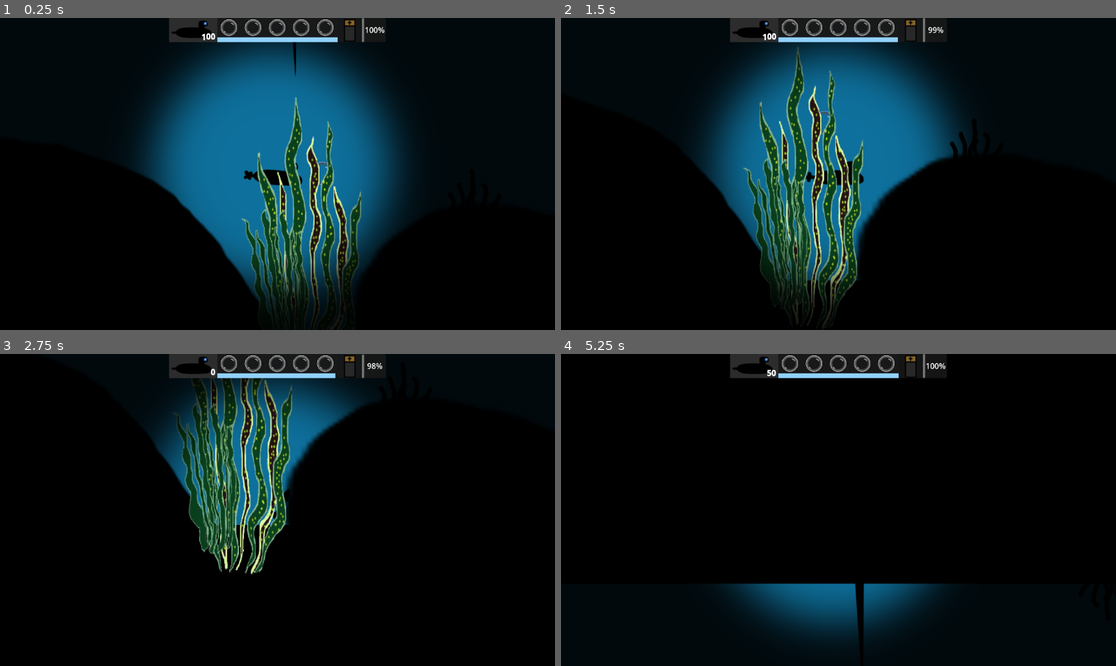
Above: before the commit, frames 1-4 (two rows, left to right).
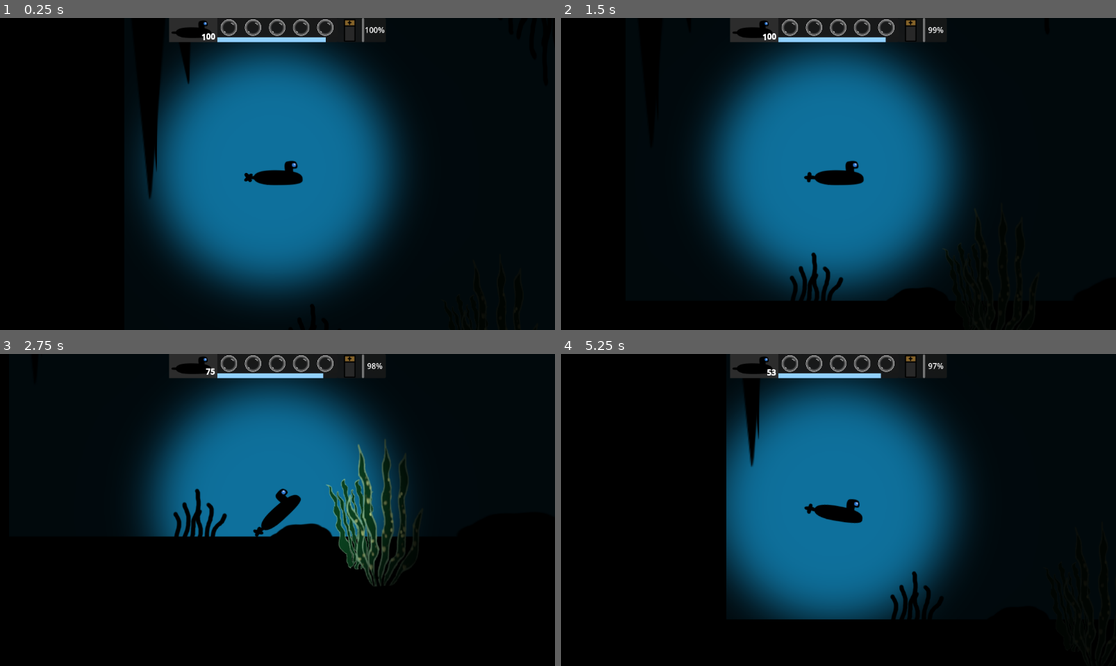
Above: after the commit, the same moments.

Repository: EddieRowe/godot-wild-jam-82
Game: Godot game, scene res://levels/level_1.tscn
Two runs of this game, one before a commit and one after it. Both use one fixed random seed, a clock stepped at 60 frames per second and the inputs below.
Inputs:
- Up to frame 1 (0.25 s): no input
- Up to frame 2 (1.5 s): tap Enter (ui_accept) at 0.5, 0.77 s; hold Right (ui_right) 0.53-1.28 s; hold Down (ui_down) from 1.28 s (still down)
- Up to frame 3 (2.75 s): tap Enter (ui_accept) at 1.52 s; release Down (ui_down) at 2.03 s; hold Right (ui_right) from 2.03 s (still down)
- Up to frame 4 (5.25 s): release Right (ui_right) at 2.78 s; hold Up (ui_up) 2.78-3.53 s; tap Enter (ui_accept) at 3.02, 3.77, 4.52 s; hold Left (ui_left) 3.53-5.03 s; hold Down (ui_down) from 5.03 s (still down)

The runs differ from the first frame. In frame 1, 11% of the frame differs, in the area x 22-73%, y 6-97%; in frame 2, 18%; in frame 3, 19%; in frame 4, 30%, in the area x 27-76%, y 0-95%.

Commit message:
Fix finish line level 1; Brought player back to beginning

Diff:
--- a/levels/level_1.tscn
+++ b/levels/level_1.tscn
@@ -46,7 +46,7 @@
 color = Color(0.0554515, 0.441783, 0.614248, 1)
 
 [node name="Player" parent="." instance=ExtResource("1_vn7o3")]
-position = Vector2(19649, 399)
+position = Vector2(268, 353)
 
 [node name="CanvasLayer" type="CanvasLayer" parent="."]
 
@@ -285,10 +285,8 @@
 position = Vector2(23328, 697)
 freeze = true
 
-[node name="FinishLine" parent="." groups=["LevelComplete"] instance=ExtResource("15_vjtdm")]
+[node name="FinishLine" parent="." instance=ExtResource("15_vjtdm")]
 position = Vector2(25066, 0)
-gravity_scale = 0.0
-freeze = true
 
 [node name="OxygenNode2D" type="Node2D" parent="."]
 
--- a/prefabs/finish_line.gd
+++ b/prefabs/finish_line.gd
@@ -2,8 +2,13 @@
 
 var can_move : bool = true
 
+func _ready() -> void:
+	var particles : GPUParticles2D = get_node("GPUParticles2D")
+	particles.restart()
+
 
 func _on_body_entered(body: Node2D) -> void:
 	if body.is_in_group("Player"):
-		get_tree().change_scene_to_file("res://levels/level_2.tscn")
+		pass
+		#get_tree().change_scene_to_file("res://levels/level_2.tscn")
 		#can_move = false
--- a/prefabs/finish_line.tscn
+++ b/prefabs/finish_line.tscn
@@ -1,25 +1,46 @@
-[gd_scene load_steps=3 format=3 uid="uid://digqha4603pow"]
+[gd_scene load_steps=5 format=3 uid="uid://digqha4603pow"]
 
 [ext_resource type="Script" uid="uid://dvlp866b6vamd" path="res://prefabs/finish_line.gd" id="1_eldoa"]
+[ext_resource type="Texture2D" uid="uid://b2r7rc1leger7" path="res://art/bubble_placeholder.png" id="2_dadni"]
 
 [sub_resource type="RectangleShape2D" id="RectangleShape2D_dci07"]
-size = Vector2(1998.5, 11444.5)
+size = Vector2(1998.5, 2036.75)
+
+[sub_resource type="ParticleProcessMaterial" id="ParticleProcessMaterial_eldoa"]
+particle_flag_disable_z = true
+emission_shape = 3
+emission_box_extents = Vector3(1000, 1000, 1)
+gravity = Vector3(0, -120, 0)
+scale_min = 0.1
+scale_max = 0.75
+turbulence_enabled = true
 
 [node name="FinishLine" type="Area2D" groups=["LevelComplete"]]
 script = ExtResource("1_eldoa")
 
 [node name="CollisionShape2D" type="CollisionShape2D" parent="."]
-position = Vector2(1052.75, 5720.75)
+position = Vector2(1016, 998.625)
 shape = SubResource("RectangleShape2D_dci07")
 debug_color = Color(0.247972, 0.517998, 0.963311, 0.42)
 
 [node name="Sprite2D" type="Sprite2D" parent="."]
 
 [node name="ColorRect" type="ColorRect" parent="Sprite2D"]
-offset_left = -5.0
-offset_top = -7.0
-offset_right = 1996.0
-offset_bottom = 11396.0
+offset_left = -4.0
+offset_top = 11.0
+offset_right = 1997.0
+offset_bottom = 2026.0
 color = Color(0.231373, 0.717647, 1, 0.741176)
 
+[node name="GPUParticles2D" type="GPUParticles2D" parent="."]
+z_index = 100
+z_as_relative = false
+position = Vector2(1060, 1378)
+amount = 50
+texture = ExtResource("2_dadni")
+lifetime = 49.21
+preprocess = 50.0
+visibility_rect = Rect2(-10000, -10000, 20000, 20000)
+process_material = SubResource("ParticleProcessMaterial_eldoa")
+
 [connection signal="body_entered" from="." to="." method="_on_body_entered"]
